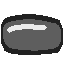
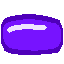
Layer changes from the first 64px x 64px image to the second:
removed layer "Other #3" over [7, 24, 47, 33]
removed layer "Other #4" over [1, 14, 63, 55]
painted on "Other" over [1, 14, 63, 55]
